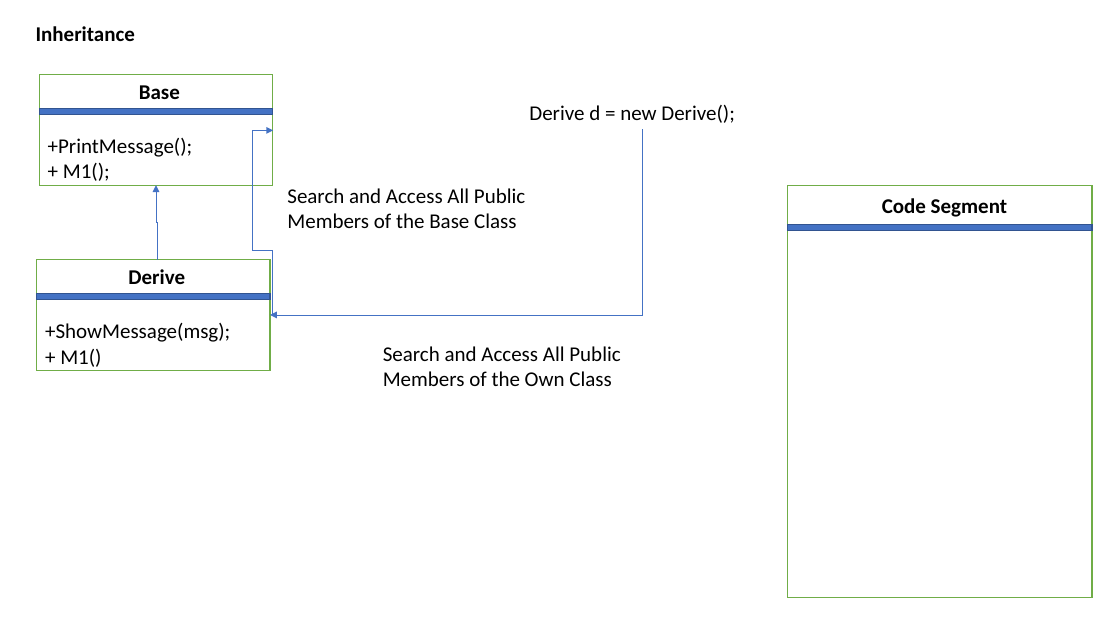
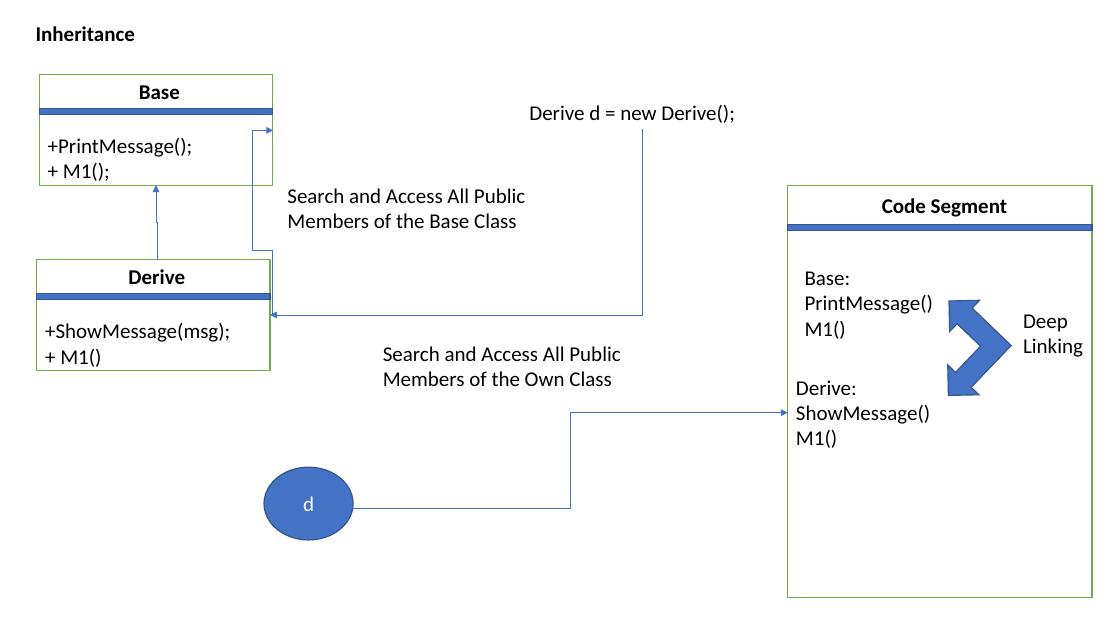
Before and after one commit to maheshsabnis/CS_Applications_MB, a slide deck: slide 4 of MB_Training_Images.pptx. Drawn at 1120x630 pixels with LibreOffice and Linux fonts; fonts in the diff are those of the drawing. Boxes give left, top, right and bottom in pixels: in the first picture for what was removed or moved away, otherwise in the second. Text is boxed around its words. In the diff, an @@ line names an element or a change of style, - is before the commit and + after.

Commit message:
Date:10-Aug-2022

```diff
--- a/MB_Training_Images.pptx
+++ b/MB_Training_Images.pptx
@@ text added at bbox=[805, 271, 933, 339], 18 pt, text #000000 @@
+Base:
+PrintMessage()
+M1()
@@ left up arrow added at bbox=[902, 286, 1026, 411], fill #4472C4, outline #325491 1 pt @@
@@ text added at bbox=[1023, 314, 1083, 357], 18 pt, text #000000 @@
+Deep
+Linking
@@ text added at bbox=[796, 380, 930, 448], 18 pt, text #000000 @@
+Derive:
+ShowMessage()
+M1()
@@ elbow arrow added from (353, 508) to (788, 413), #4472C4 0.5 pt @@
@@ ellipse added at bbox=[264, 467, 353, 540], fill #4472C4, outline #325491 1 pt, 18 pt, text #FFFFFF @@
+d
```
